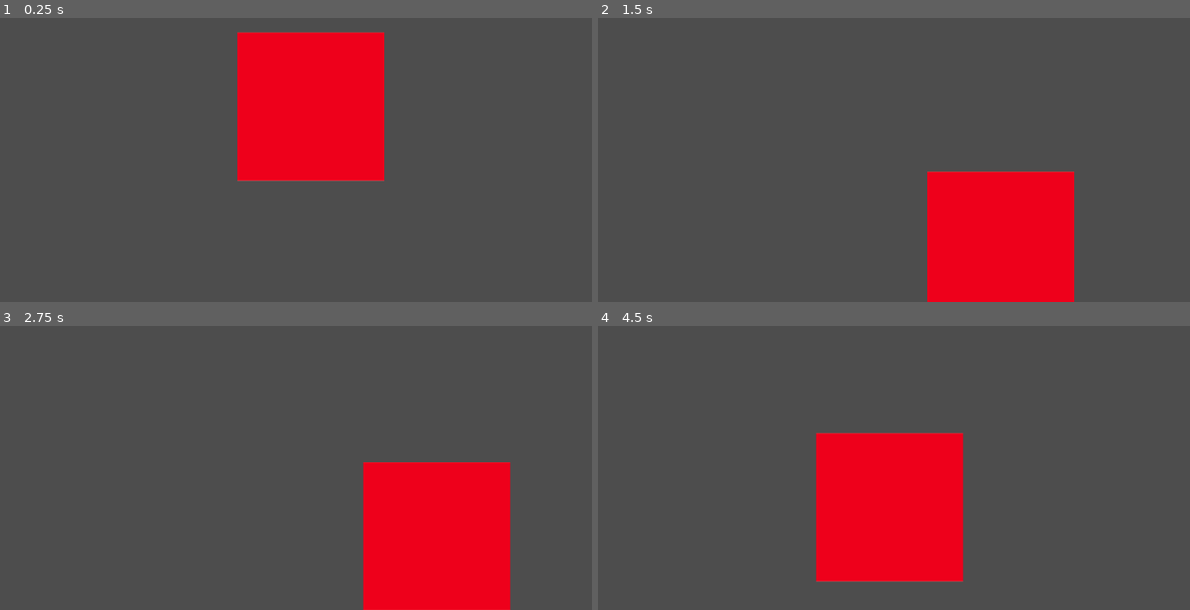
Above: before the commit, frames 1-4 (two rows, left to right).
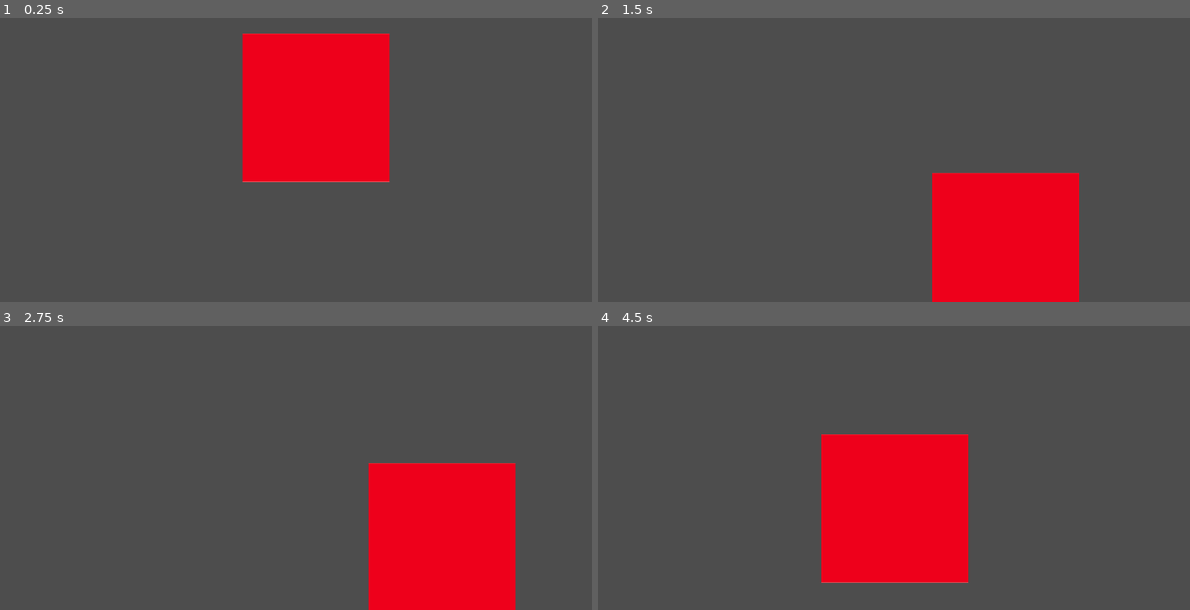
Above: after the commit, the same moments.

Repository: Iniang45/jam
Game: Godot game, scene res://player.tscn
Two runs of this game, one before a commit and one after it. Both use one fixed random seed, a clock stepped at 60 frames per second and the inputs below.
Inputs:
- Up to frame 1 (0.25 s): no input
- Up to frame 2 (1.5 s): hold D (Right) 0.53-1.28 s; tap Space (Jump) at 0.6, 0.77, 1.07, 1.35 s; hold A (Left) from 1.28 s (still down)
- Up to frame 3 (2.75 s): tap Space (Jump) at 1.52, 1.82, 2.1 s; release A (Left) at 2.03 s; hold D (Right) from 2.03 s (still down)
- Up to frame 4 (4.5 s): tap Space (Jump) at 2.85, 3.02, 3.32, 3.6, 3.77, 4.07, 4.35 s; release D (Right) at 3.53 s; hold A (Left) from 3.53 s (still down)

The runs differ from the first frame. In frame 1, 1.4% of the frame differs, in the area x 40-66%, y 4-58%; in frame 2, 0.9%; in frame 3, 1.1%; in frame 4, 1.4%.

Commit message:
Essaie Grab...

Diff:
--- a/Scenes/Player/Scripts/player.gd
+++ b/Scenes/Player/Scripts/player.gd
@@ -6,76 +6,75 @@
 @export_range(0.0, 1.0) var rotation_accel_factor: float = 0.1
 
 @export var max_speed: float = 400.0
-@export var fall_speed: float = 500.0  # Gravité vers le bas
-@export var max_fall_speed: float = 300.0  # Vitesse maximale de chute
-@export var jump_force: float = 400.0  # Force appliquée au saut
+@export var fall_speed: float = 500.0
+@export var max_fall_speed: float = 300.0
+@export var jump_force: float = 400.0
 
-@export var barrier_min_x: float = 100.0  # Limite gauche de la barrière
-@export var barrier_max_x: float = 900.0  # Limite droite de la barrière
-@export var barrier_min_y: float = 0.0  # Limite supérieure de la barrière
-@export var barrier_max_y: float = 600.0  # Limite inférieure de la barrière
+@export var barrier_min_x: float = 100.0
+@export var barrier_max_x: float = 900.0
+@export var barrier_min_y: float = 0.0
+@export var barrier_max_y: float = 600.0
 
 var speed: float = 10.0
 var direction: Vector2 = Vector2.ZERO
 var Last_direction: Vector2 = Vector2.ZERO
 var velocity: Vector2 = Vector2.ZERO
-
-# Variable pour savoir si le joueur est au sol
 var is_on_ground: bool = false
 
+# RayCast pour détecter les murs
+@onready var raycast_left = $RayCast2D_Left
+@onready var raycast_right = $RayCast2D_Right
+
 func _ready() -> void:
-	pass
+	raycast_left.enabled = true
+	raycast_right.enabled = true
 
 func _physics_process(delta: float) -> void:
 	check_if_on_ground()
 	apply_gravity(delta)
+	detect_wall_and_climb(delta)  # Détecte les murs et grimpe
 	move(delta)
-	clamp_position()  # Appliquer les limites de la barrière
+	clamp_position()
 
 func _input(event: InputEvent) -> void:
-	# Obtient le vecteur de direction
 	direction = Input.get_vector("Left", "Right", "", "")
-	print(direction)
 	if direction != Vector2.ZERO:
 		Last_direction = direction
 
-	# Gérer le saut
 	if Input.is_action_just_pressed("Jump") and is_on_ground:
 		jump()
 
 func jump() -> void:
-	# Appliquer une force vers le haut pour sauter
 	velocity.y = -jump_force
-	is_on_ground = false  # Le joueur quitte le sol
+	is_on_ground = false
 
 func apply_gravity(delta: float) -> void:
 	if not is_on_ground:
-		# Appliquer la gravité en ajoutant à la vélocité verticale
 		velocity.y += fall_speed * delta
-		# Limiter la vitesse de chute
 		velocity.y = min(velocity.y, max_fall_speed)
+
+func detect_wall_and_climb(delta: float) -> void:
+	# Vérifie si un mur est détecté à gauche ou à droite
+	if raycast_left.is_colliding() or raycast_right.is_colliding():
+		# Appliquer un mouvement vertical continu pour "grimper"
+		velocity.y = 100.0  # Ajustez cette valeur pour contrôler la vitesse d'escalade
+		position.y += velocity.y * delta
 
 func move(delta: float) -> void:
 	if direction == Vector2.ZERO:
-		speed = lerp(speed, 0.0, accel_factor)  # Diminue la vitesse quand aucune direction
+		speed = lerp(speed, 0.0, accel_factor)
 	else:
-		speed = lerp(speed, max_speed, accel_factor)  # Accélère progressivement
-
-	# Mise à jour de la vélocité horizontale
+		speed = lerp(speed, max_speed, accel_factor)
 	velocity.x = Last_direction.x * speed
-
-	# Mise à jour de la position de l'Area2D
 	position += velocity * delta
 
 func check_if_on_ground() -> void:
-	# Vérifie si le joueur est au sol
 	if position.y >= barrier_max_y:
-		position.y = barrier_max_y  # Empêche de dépasser la limite
+		position.y = barrier_max_y
 		is_on_ground = true
 	else:
 		is_on_ground = false
 
 func clamp_position() -> void:
-	# Limiter la position du joueur avec clamp
 	position.x = clamp(position.x, barrier_min_x, barrier_max_x)
 	position.y = clamp(position.y, barrier_min_y, barrier_max_y)
--- a/player.tscn
+++ b/player.tscn
@@ -11,9 +11,17 @@
 script = ExtResource("1_oahe0")
 
 [node name="PlayerSprite" type="Sprite2D" parent="."]
-position = Vector2(-8, -1)
+position = Vector2(1, 1)
 texture = ExtResource("2_q24nn")
 
 [node name="hitboxPlayer" type="CollisionShape2D" parent="."]
-position = Vector2(-5, 0)
+position = Vector2(0, 1)
 shape = SubResource("RectangleShape2D_laowv")
+
+[node name="RayCast2D_Left" type="RayCast2D" parent="."]
+position = Vector2(1, 2)
+target_position = Vector2(-175, 0)
+
+[node name="RayCast2D_Right" type="RayCast2D" parent="."]
+position = Vector2(2, 1)
+target_position = Vector2(177, 0)
